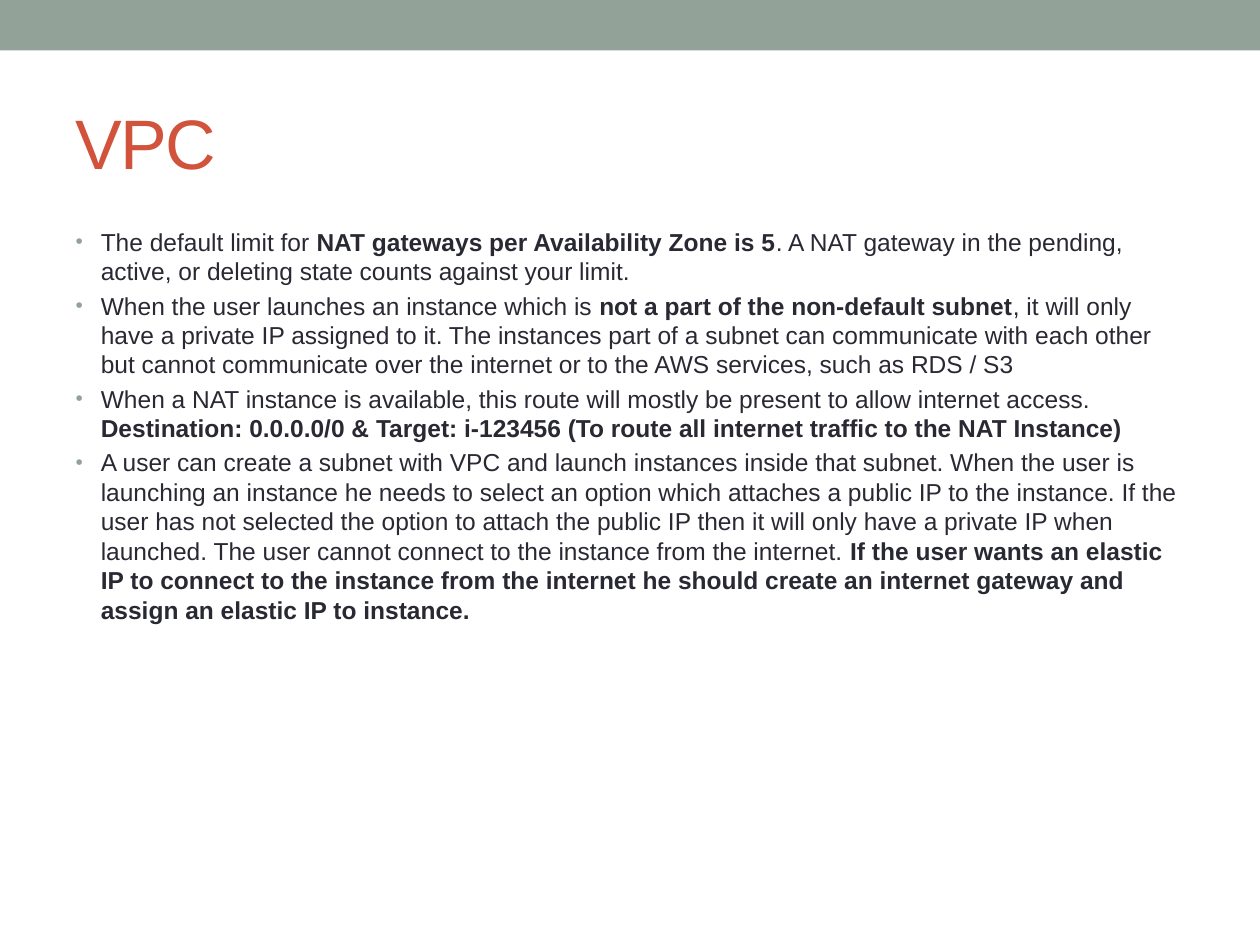
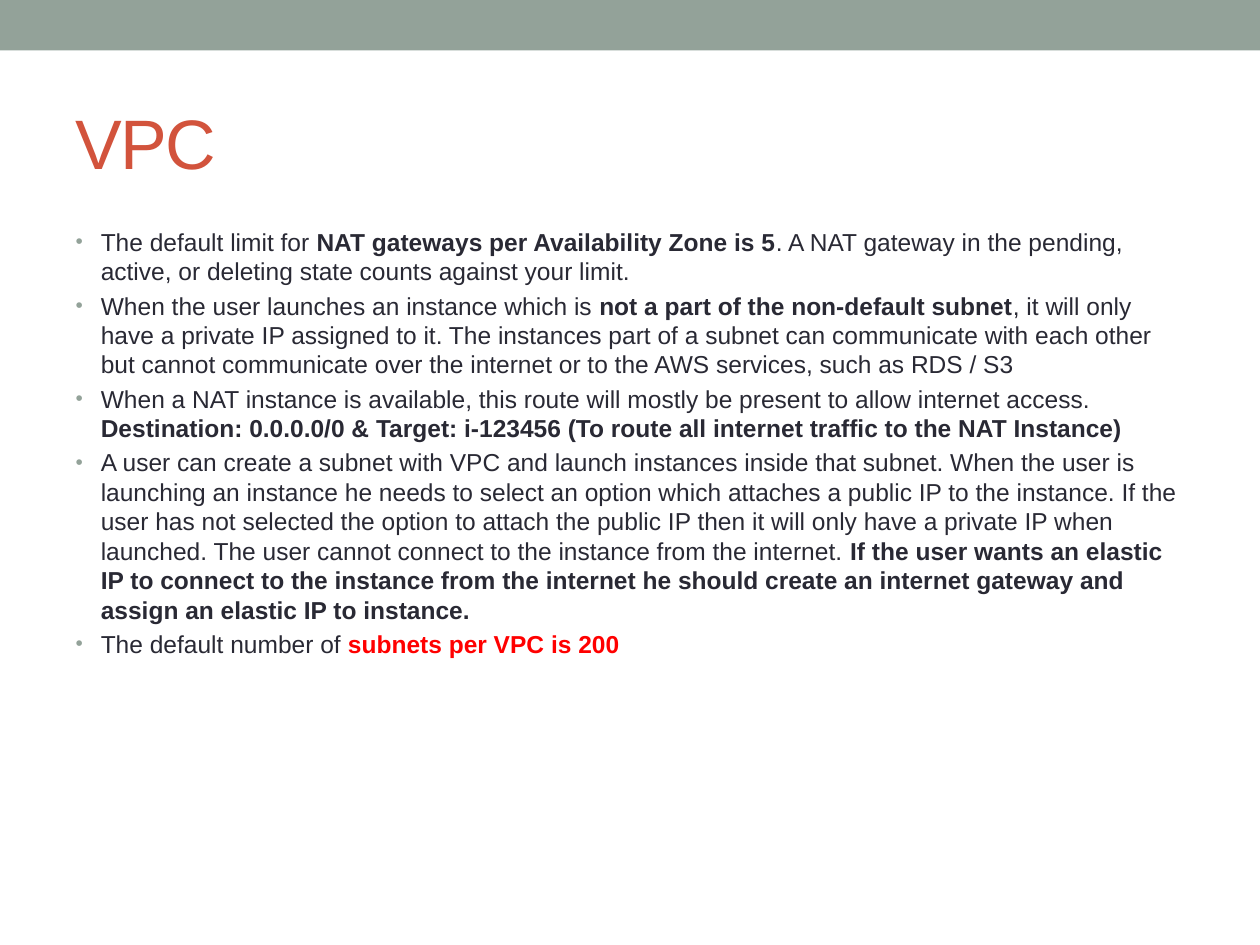
Before and after one commit to notionquest/ProjectDocumentation, a slide deck: slide 6 of AWS_Solution_Architect.pptx. Drawn at 1260x945 pixels with LibreOffice and Linux fonts; fonts in the diff are those of the drawing. Boxes give left, top, right and bottom in pixels: in the first picture for what was removed or moved away, otherwise in the second. Text is boxed around its words. In the diff, an @@ line names an element or a change of style, - is before the commit and + after.

```diff
--- a/AWS_Solution_Architect.pptx
+++ b/AWS_Solution_Architect.pptx
@@ text at bbox=[101, 635, 619, 658]: paragraph added @@
+• The default number of subnets per VPC is 200
```
Also in this commit, not shown: 9 other slides changed, 4 slides added.
